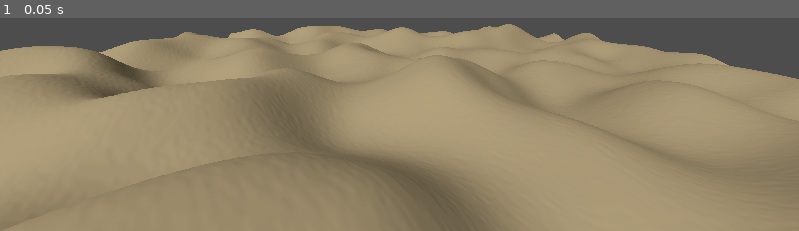
Above: before the commit, frame 1.
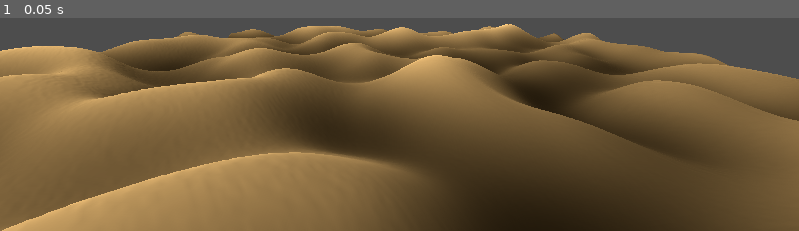
Above: after the commit, the same moment.

Repository: 360-g5/assignments
Game: Godot game, scene res://node_3d.tscn
The game is run twice, just before and just after one commit, with the same random seed, the same clock (stepped at 60 frames per second) and the same inputs.
Inputs:
- Up to frame 1 (0.05 s): no input

The runs differ from the first frame. In frame 1, 84% of the frame differs, in the area x 0-100%, y 2-100%.

Commit message:
Display noise image as texture
Display FastNoiseLite image as texture on landscape that matches heights

Diff:
--- a/a1-3d-landscape/TerrainGenerator.gd
+++ b/a1-3d-landscape/TerrainGenerator.gd
@@ -8,20 +8,40 @@
 @export var width: int = 502
 @export var height: int = 502
 
-func make_noise(seed: int = 654) -> FastNoiseLite:
+var terrain: MeshInstance3D
+
+func make_noise(noise_seed: int = 654, freq = 0.0158, lacuna: float = 0.5, gain: float = 0.5) -> FastNoiseLite:
 	var noise := FastNoiseLite.new()
-	noise.seed = seed
+	noise.seed = noise_seed
 	noise.noise_type = FastNoiseLite.TYPE_PERLIN
 	noise.fractal_type = FastNoiseLite.FRACTAL_FBM
 	noise.fractal_octaves = 5
-	noise.frequency = 0.0158
-	noise.fractal_lacunarity = 0.5
-	noise.fractal_gain = 0.5
+	noise.frequency = freq
+	noise.fractal_lacunarity = lacuna
+	noise.fractal_gain = gain
 	noise.fractal_weighted_strength = 0.5
 	return noise
 
+func generate_texture():
+	var noise_texture = await make_noise_texture()
+	var material = noise_texture_to_material(noise_texture)
+	return material
 
-func generate() -> MeshInstance3D:
+func make_noise_texture() -> NoiseTexture2D:
+	var noise_texture = NoiseTexture2D.new()
+	noise_texture.noise = make_noise()
+	await noise_texture.changed
+	noise_texture.width = width
+	noise_texture.height = height
+	return noise_texture
+
+func noise_texture_to_material(noise_texture: NoiseTexture2D) -> StandardMaterial3D:
+	var material = StandardMaterial3D.new()
+	material.albedo_texture = noise_texture
+	return material
+
+
+func generate_mesh() -> MeshInstance3D:
 	var noise := make_noise()
 	var img := noise.get_image(width, height)
 	return _image_to_mesh(img)
--- a/a1-3d-landscape/main.gd
+++ b/a1-3d-landscape/main.gd
@@ -3,7 +3,9 @@
 
 func _ready():
 	# Terrain
-	var terrain := terrain_generator.generate()
+	var terrain := terrain_generator.generate_mesh()
+	var texture = await terrain_generator.generate_texture()
+	terrain.set_surface_override_material(0, texture)
 	add_child(terrain)
 
 	# Camera
@@ -23,8 +25,8 @@
 
 func make_sun() -> DirectionalLight3D:
 	var sun := DirectionalLight3D.new()
-	sun.light_energy = 1.5
-	sun.light_color = Color(1.0, 0.9, 0.7)
+	sun.light_energy = 1.1
+	sun.light_color = Color(1.0, 0.8, 0.5)
 	sun.shadow_enabled = true
 	sun.shadow_bias = 0.05
 	sun.shadow_normal_bias = 1.0
